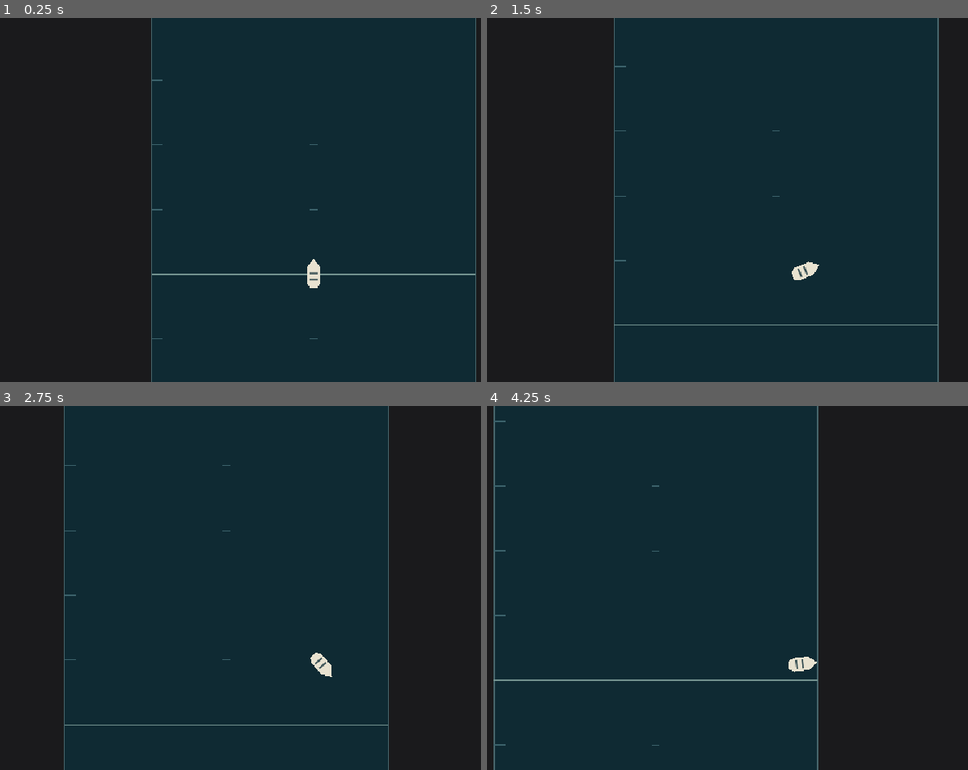
Above: before the commit, frames 1-4 (two rows, left to right).
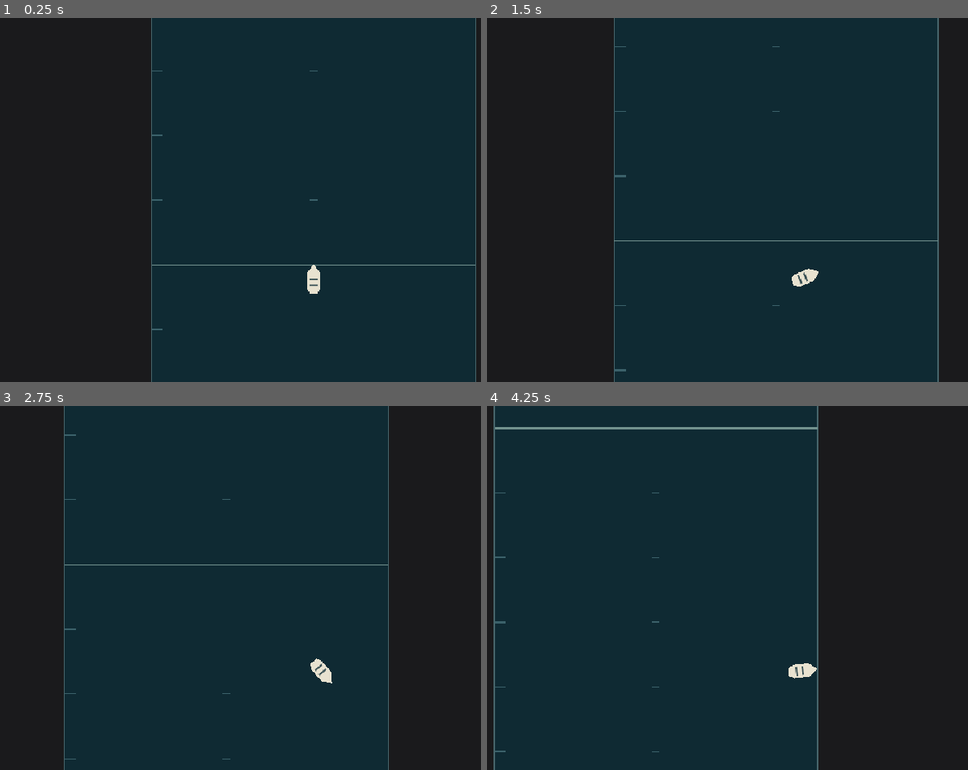
Above: after the commit, the same moments.

Repository: UnderstoodUseYourUsernameHere/break-water
Game: Godot game, scene res://scenes/Main.tscn
Same seed, same stepped clock (60 frames per second), same inputs: the game is played once before the commit and once after it.
Inputs (mouse positions are in pixels of both pictures, inside the frame that each line leads up to):
- Up to frame 1 (0.25 s): no input
- Up to frame 2 (1.5 s): tap Enter at 0.5 s; move the mouse to (943, 181) at 0.52 s; hold D (steer_right) 0.53-1.25 s; hold W (row) 0.53-1.25 s; click (943, 181) at 0.67 s; drag from (669, 218) to (765, 272) at 1.27 s
- Up to frame 3 (2.75 s): move the mouse to (379, 507) at 2.02 s; hold D (steer_right) from 2.03 s (still down); hold W (row) from 2.03 s (still down)
- Up to frame 4 (4.25 s): release D (steer_right) at 2.75 s; release W (row) at 2.75 s; drag from (765, 660) to (607, 533) at 2.77 s; move the mouse to (outside the picture) at 3.52 s; hold A (steer_left) from 3.53 s (still down); hold W (row) from 3.53 s (still down); tap Shift at 3.6 s

The runs differ from the first frame. In frame 1, 0.6% of the frame differs, in the area x 31-99%, y 14-89%; in frame 2, 0.6%; in frame 3, 0.6%; in frame 4, 1.1%, in the area x 1-69%, y 4-96%.

Commit message:
feat: add downstream current that pushes boat down regardless of rowing

Diff:
--- a/scenes/Main.tscn
+++ b/scenes/Main.tscn
@@ -26,4 +26,5 @@
 position = Vector2(752, 0)
 shape = SubResource("RectangleShape2D_rvslj")
 
-[node name="Boat" parent="." unique_id=1728653579 instance=ExtResource("2_rvslj")]
+[node name="Boat" parent="." unique_id=1728653579 node_paths=PackedStringArray("river") instance=ExtResource("2_rvslj")]
+river = NodePath("../River")
--- a/scripts/boat.gd
+++ b/scripts/boat.gd
@@ -10,6 +10,7 @@
 @export var rudder_turn_rate: float = 2.2
 @export_range(1.0, 500.0, 1.0) var full_rudder_speed: float = 140.0
 @export var lateral_drag: float = 4.0
+@export var river: HeadWatersRiver
 
 var is_aiming: bool = false
 
@@ -17,6 +18,12 @@
 var _row_velocity := Vector2.ZERO
 
 @onready var _hull: Node2D = $Hull
+
+func _ready() -> void:
+	assert(
+		river != null,
+		"Boat: assign the levels River node to the River field in Main!"
+	)
 
 func _physics_process(delta: float) -> void:
 	is_aiming = Input.is_action_pressed(&"aim")
@@ -32,7 +39,8 @@
 		_stroke_cooldown = stroke_interval
 
 	_apply_water_drag(delta)
-	velocity = _row_velocity
+	var current: Vector2 = river.get_current(global_position)
+	velocity = _row_velocity + current
 	move_and_slide()
 	_discard_blocked_row_velocity()
 
--- a/scripts/river.gd
+++ b/scripts/river.gd
@@ -1,3 +1,4 @@
+class_name HeadWatersRiver
 extends Node2D
 
 const HALF_WIDTH := 240.0
@@ -9,6 +10,11 @@
 const EDGE_COLOR := Color("#46646a")
 const MARK_COLOR := Color("#3b616a")
 const START_COLOR := Color("#72918e")
+
+@export var current_speed: float = 90.0
+
+func get_current(_world_position: Vector2) -> Vector2:
+	return Vector2.DOWN * current_speed
 
 func _draw() -> void:
 	draw_rect(
